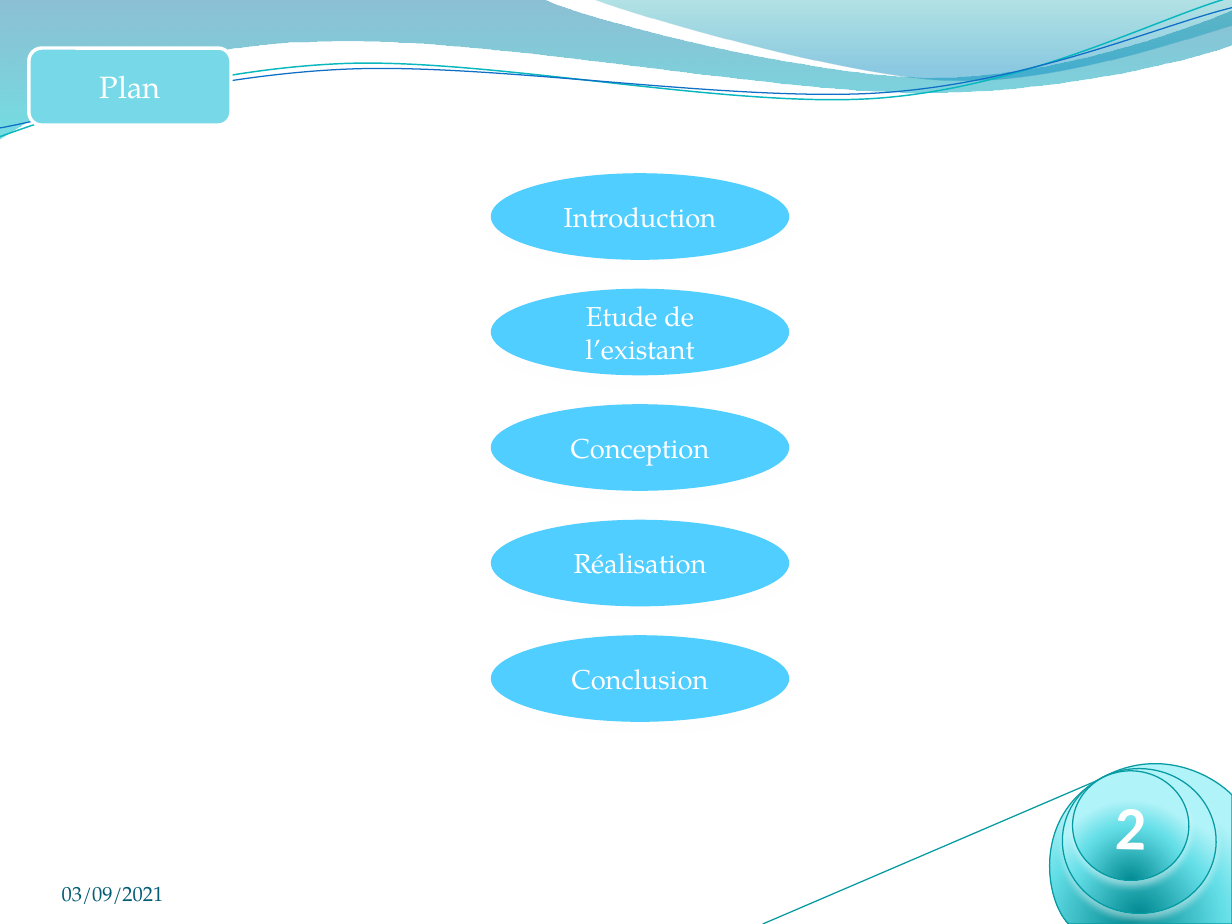
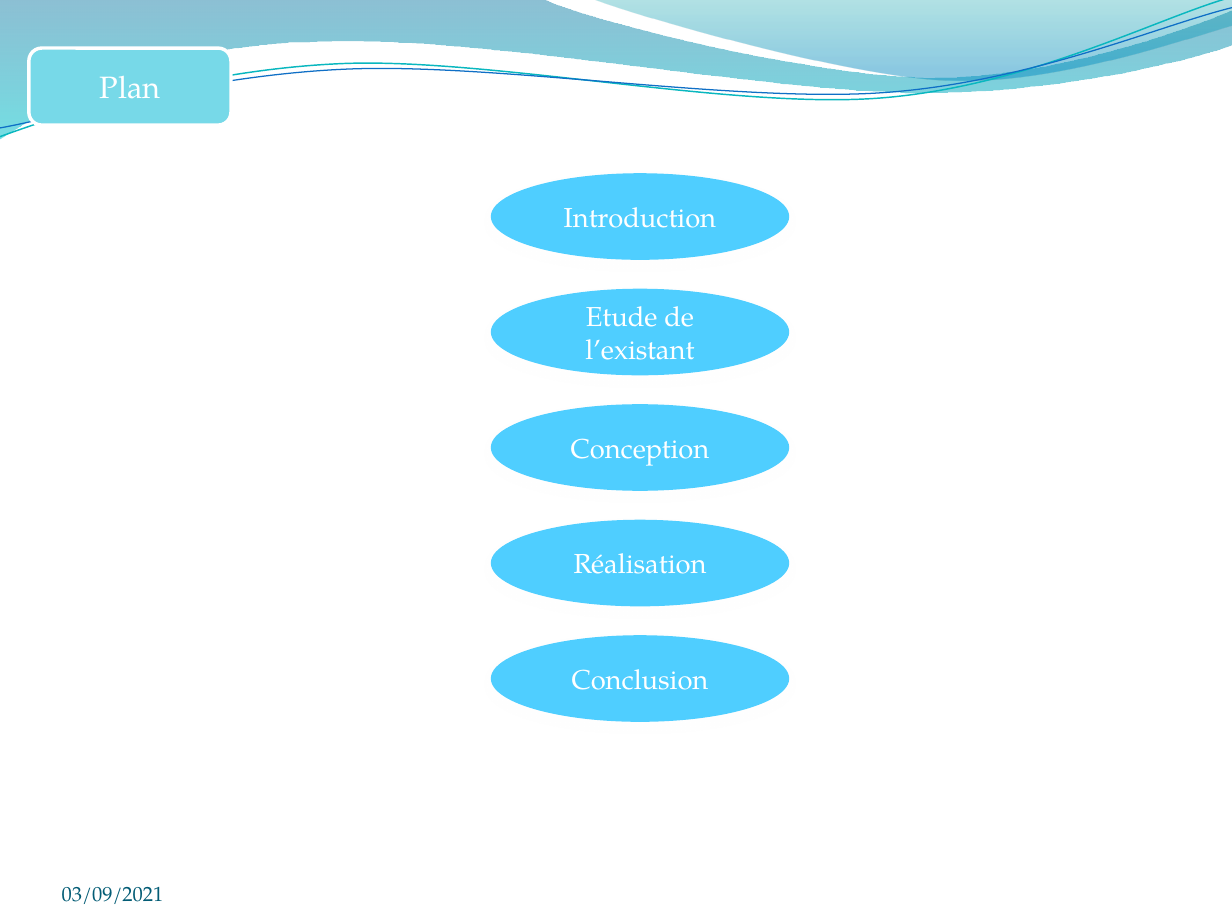
Before and after one commit to badreddine2010/e-shop, a slide deck: slide 2 of conception/Rapport/présentation soutenance Pfe_Bad_Afpa.pptx. Drawn at 1232x924 pixels with LibreOffice and Linux fonts; fonts in the diff are those of the drawing; background and template pictures are left out. Boxes give left, top, right and bottom in pixels: in the first picture for what was removed or moved away, otherwise in the second. Text is boxed around its words. In the diff, an @@ line names an element or a change of style, - is before the commit and + after.

```diff
--- a/conception/Rapport/présentation soutenance Pfe_Bad_Afpa.pptx
+++ b/conception/Rapport/présentation soutenance Pfe_Bad_Afpa.pptx
@@ ellipse removed at (1072, 770, 1190, 882) @@
-4
@@ group removed at (763, 744, 1231, 924): 2 ellipses, 1 line, 1 freeform shape @@
-2
```
Also in this commit, not shown: 31 other slides changed, 1 slide added, 4 other files.
